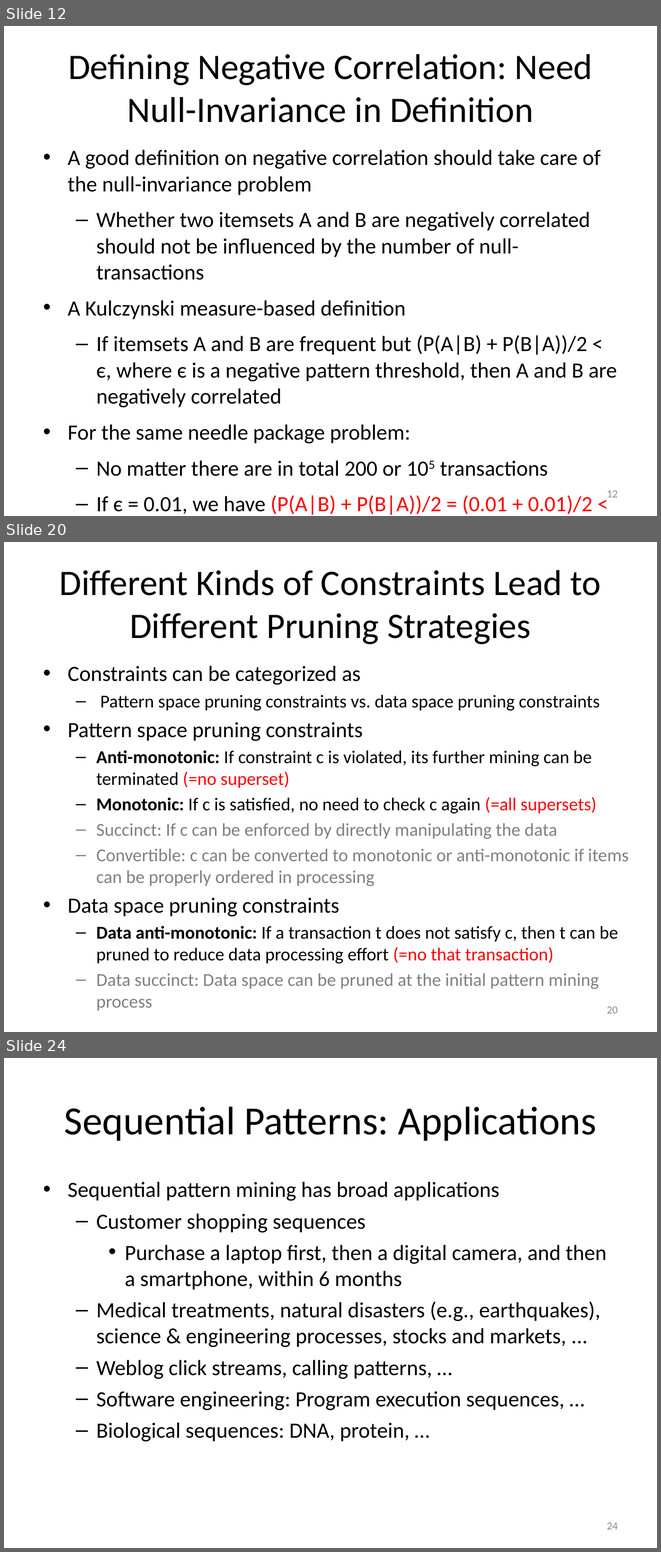
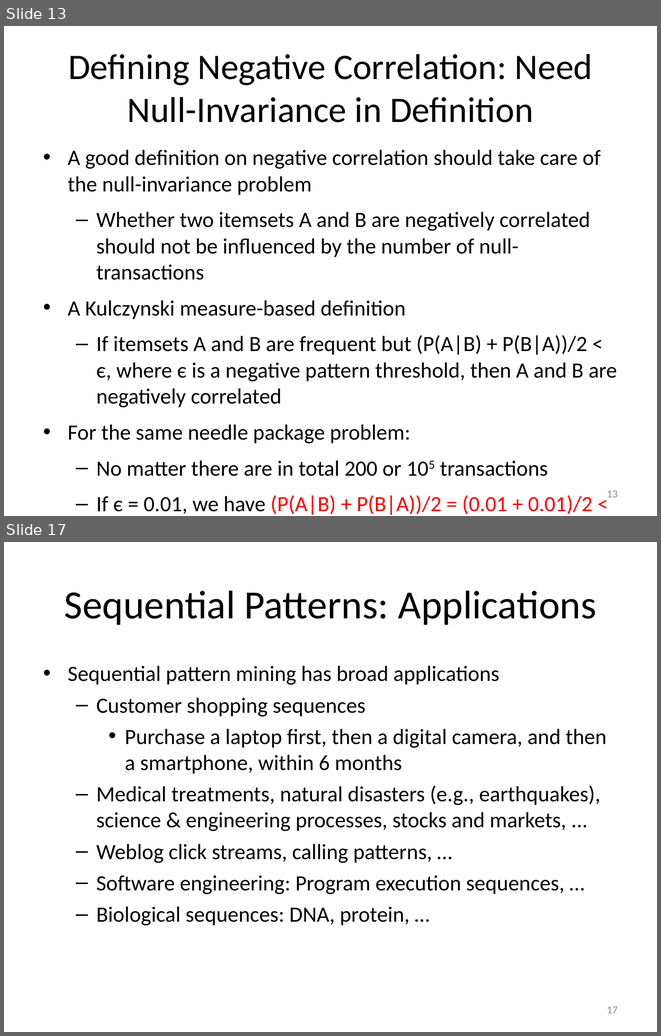
Before and after one commit to mjiang89/mjiang89.github.io, a slide deck: teaching/CSEx0647Fall17-12-BeyondItemset.pptx. Shown one above the other, each under a label of ours: slides 12, 20 and 24 before the commit, slides 13 and 17 after it; the slides between them are not shown. The pictures are 661x1552 and 661x1036 pixels, drawn with LibreOffice and Linux fonts; fonts in the diff are those of the drawing. Boxes give left, top, right and bottom in pixels: in the first picture for what was removed or moved away, otherwise in the second. Text is boxed around its words. In the diff, an @@ line names an element or a change of style, - is before the commit and + after.

```diff
--- a/teaching/CSEx0647Fall17-12-BeyondItemset.pptx
+++ b/teaching/CSEx0647Fall17-12-BeyondItemset.pptx
@@ slide 20 removed at [4,542,657,1032], background #FFFFFF @@
@@ title removed at [60,570,601,644] @@
-Different Kinds of Constraints Lead to Different Pruning Strategies
@@ text removed at [68,665,629,1011] @@
-• Constraints can be categorized as
-  – Pattern space pruning constraints vs. data space pruning constraints
-• Pattern space pruning constraints
-  – Anti-monotonic: If constraint c is violated, its further mining can be terminated (=no superset)
-  – Monotonic: If c is satisfied, no need to check c again (=all supersets)
-  – Succinct: If c can be enforced by directly manipulating the data
-  – Convertible: c can be converted to monotonic or anti-monotonic if items can be properly ordered in processing
-• Data space pruning constraints
-  – Data anti-monotonic: If a transaction t does not satisfy c, then t can be pruned to reduce data processing effort (=no that transaction)
-  – Data succinct: Data space can be pruned at the initial pattern mining process
@@ page number removed at [607,1006,618,1013] @@
-20
@@ what was slide 12 is now slide 13 @@
@@ page number at [607,490,618,497]: text changed @@
-12
+13
@@ what was slide 24 is now slide 17 @@
@@ page number at [607,1006,618,1013]: text changed @@
-24
+17
```
Also in this commit, not shown: 9 slides changed, 14 slides added, 11 other slides removed, 4 other files.
